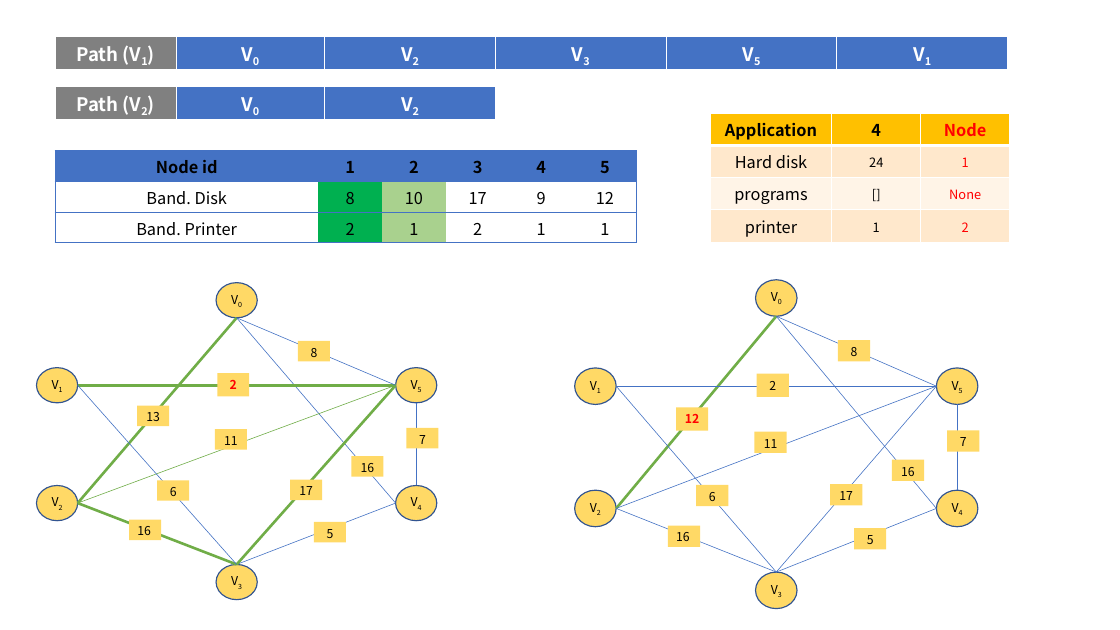
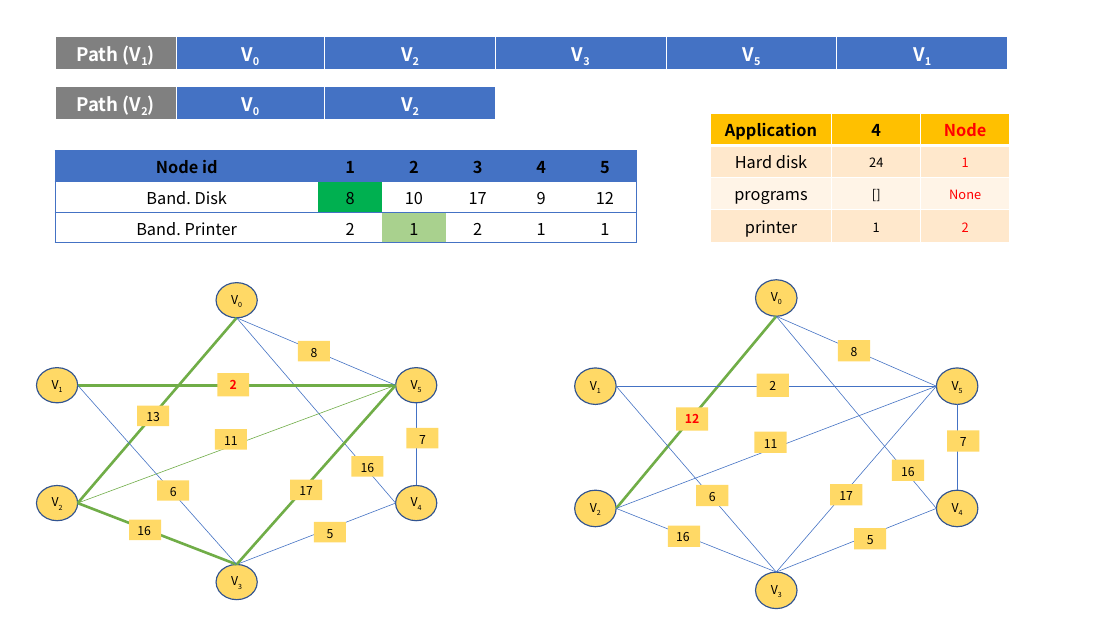
Before and after one commit to revhea2/priority-based-resource-allocation, a slide deck: slide 19 of final_presentation.pptx. Drawn at 1120x630 pixels with LibreOffice and Linux fonts; fonts in the diff are those of the drawing. Boxes give left, top, right and bottom in pixels: in the first picture for what was removed or moved away, otherwise in the second. Text is boxed around its words. In the diff, an @@ line names an element or a change of style, - is before the commit and + after.

```diff
--- a/final_presentation.pptx
+++ b/final_presentation.pptx
@@ table at [55, 150, 638, 243] @@
@@ fill #A9D18E to none in row 2, column 3 @@
@@ fill #00B050 to none in row 3, column 2 @@
```
Also in this commit, not shown: 4 other slides changed, 39 slides added, 1 slide removed, 5 other files.
